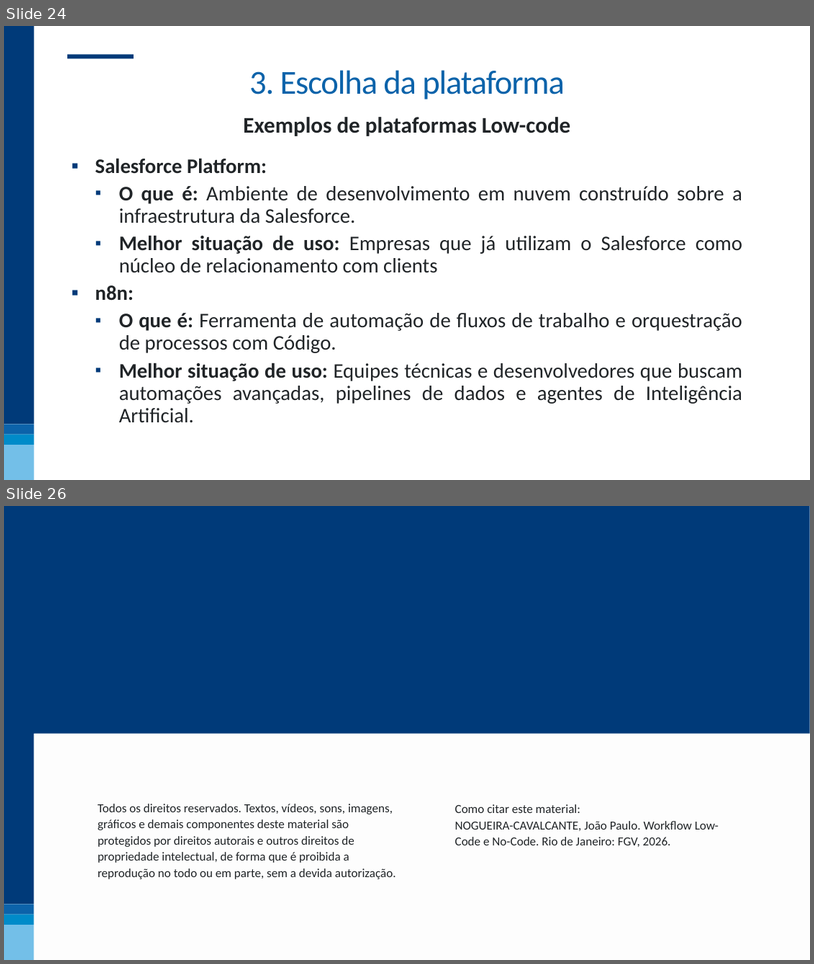
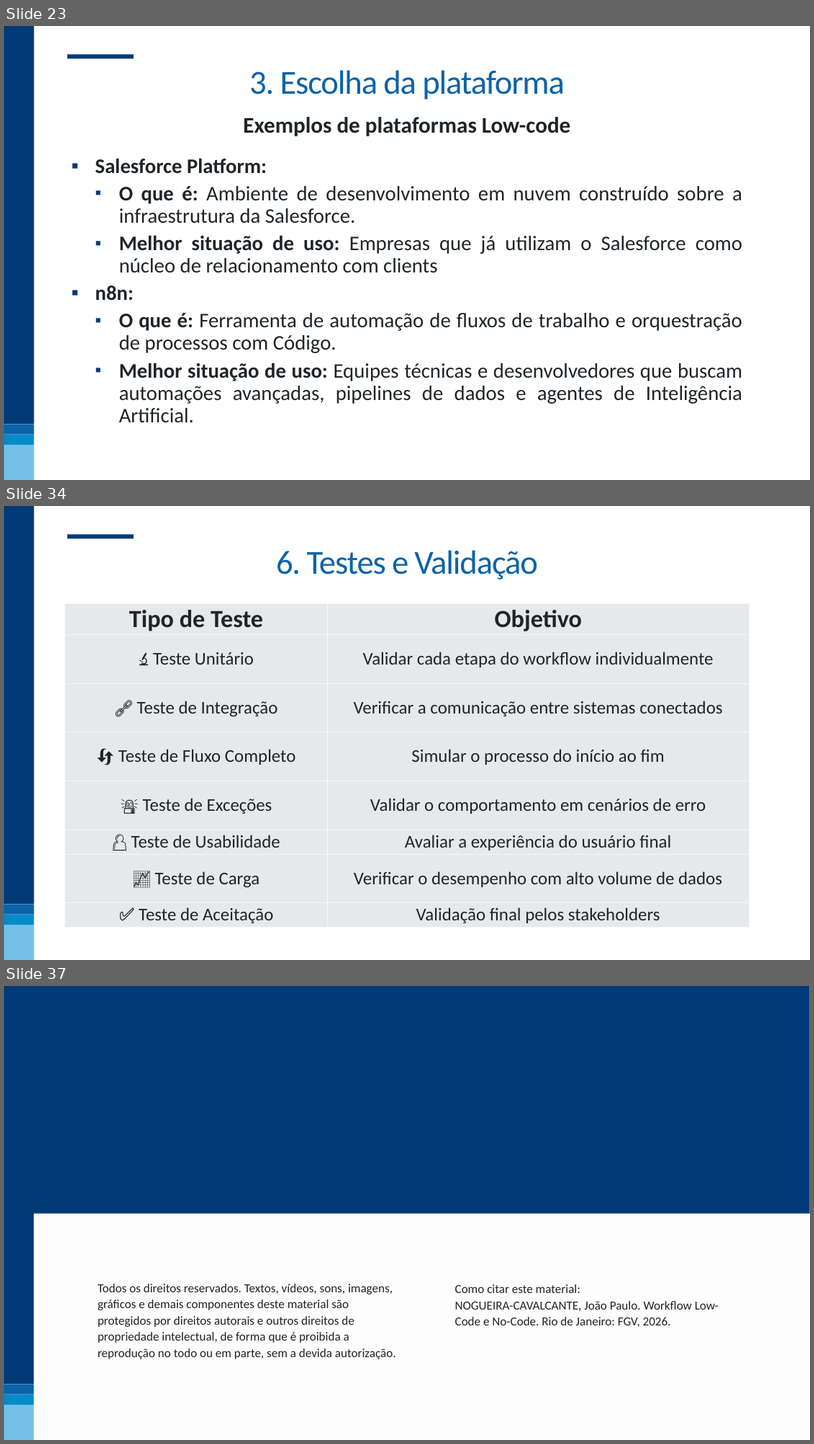
Before and after one commit to nogueira-cavalcante/FGV, a slide deck: Workflow Low-Code e No-Code/apresentações/01 - Workflow Low-code e No-code.pptx. Shown one above the other, each under a label of ours: slides 24 and 26 before the commit, slides 23, 34 and 37 after it; the slides between them are not shown. The pictures are 814x964 and 814x1444 pixels, drawn with LibreOffice and Linux fonts; fonts in the diff are those of the drawing; background and template pictures are left out. Boxes give left, top, right and bottom in pixels: in the first picture for what was removed or moved away, otherwise in the second. Text is boxed around its words. In the diff, an @@ line names an element or a change of style, - is before the commit and + after.

Commit message:
atualização da apresentação workflow low-code e no-code até o testes e validação

```diff
--- a/Workflow Low-Code e No-Code/apresentações/01 - Workflow Low-code e No-code.pptx
+++ b/Workflow Low-Code e No-Code/apresentações/01 - Workflow Low-code e No-code.pptx
@@ slide 34 added at (4,506,810,960), background #FFFFFF; not listed: 5 template elements that a slide beside it also shows @@
@@ title added at (276,550,538,579), 60 pt, text #0C63AA @@
+6. Testes e Validação
@@ table added at (65,604,749,926), 8 rows, 2 columns @@
+Tipo de Teste | Objetivo
+🔬 Teste Unitário | Validar cada etapa do workflow individualmente
+🔗 Teste de Integração | Verificar a comunicação entre sistemas conectados
+🔄 Teste de Fluxo Completo | Simular o processo do início ao fim
+🚨 Teste de Exceções | Validar o comportamento em cenários de erro
+👤 Teste de Usabilidade | Avaliar a experiência do usuário final
+📈 Teste de Carga | Verificar o desempenho com alto volume de dados
+✅ Teste de Aceitação | Validação final pelos stakeholders
@@ what was slide 24 is now slide 23 @@
@@ what was slide 26 is now slide 37 @@
```
Also in this commit, not shown: 5 slides changed, 11 other slides added, 1 slide removed, 1 other file.
